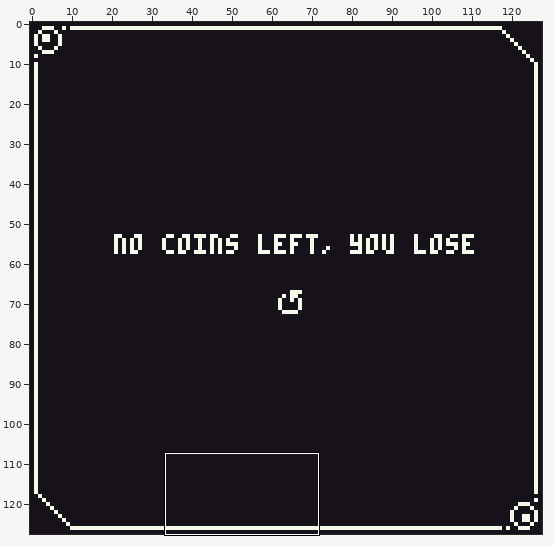
A pixel-art file gets an edit: assets/Mockup.aseprite. The picture above shows the old version from afar; the outline marks the close-up.
Close-up. The starting point:
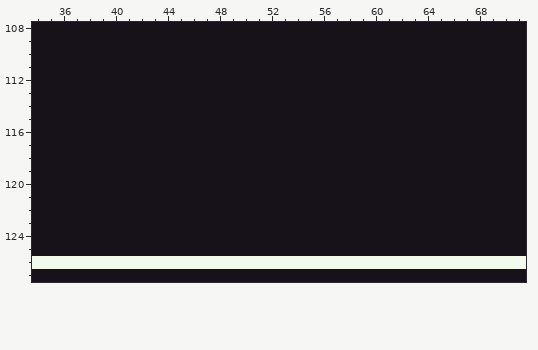
128x128 pixels, 1 frame. Colours within 5 levels of each other are drawn and written as one. Shown: x 34..71, y 108..127. The commit also changed other parts of the picture, which this record leaves out.
The same view after the edit:
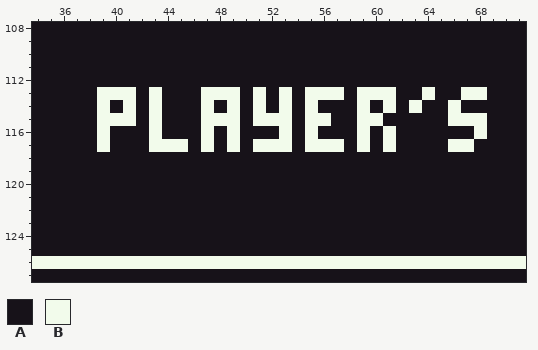
Palette (. is transparent): A #171219  B #f2fbeb
The exact change:
layer "Game/Text" now shown
Layer "Game/Text":
y 113: x 39..41 AAA -> BBB; x 43 A -> B; x 47..49 AAA -> BBB; x 51 A -> B; x 53 A -> B; x 55..57 AAA -> BBB; x 59..61 AAA -> BBB; x 64 A -> B; x 67..68 AA -> BB
y 114: x 39 A -> B; x 41 A -> B; x 43 A -> B; x 47 A -> B; x 49 A -> B; x 51 A -> B; x 53 A -> B; x 55 A -> B; x 59 A -> B; x 61 A -> B; x 63 A -> B; x 66 A -> B
y 115: x 39..41 AAA -> BBB; x 43 A -> B; x 47..49 AAA -> BBB; x 51..53 AAA -> BBB; x 55..56 AA -> BB; x 59..60 AA -> BB; x 66..68 AAA -> BBB
y 116: x 39 A -> B; x 43 A -> B; x 47 A -> B; x 49 A -> B; x 53 A -> B; x 55 A -> B; x 59 A -> B; x 61 A -> B; x 68 A -> B
y 117: x 39 A -> B; x 43..45 AAA -> BBB; x 47 A -> B; x 49 A -> B; x 51..53 AAA -> BBB; x 55..57 AAA -> BBB; x 59 A -> B; x 61 A -> B; x 66..67 AA -> BB
Where, in picture pixels (left, top, right, bottom), the same in both close-ups:
changed: (97, 87, 487, 152)
